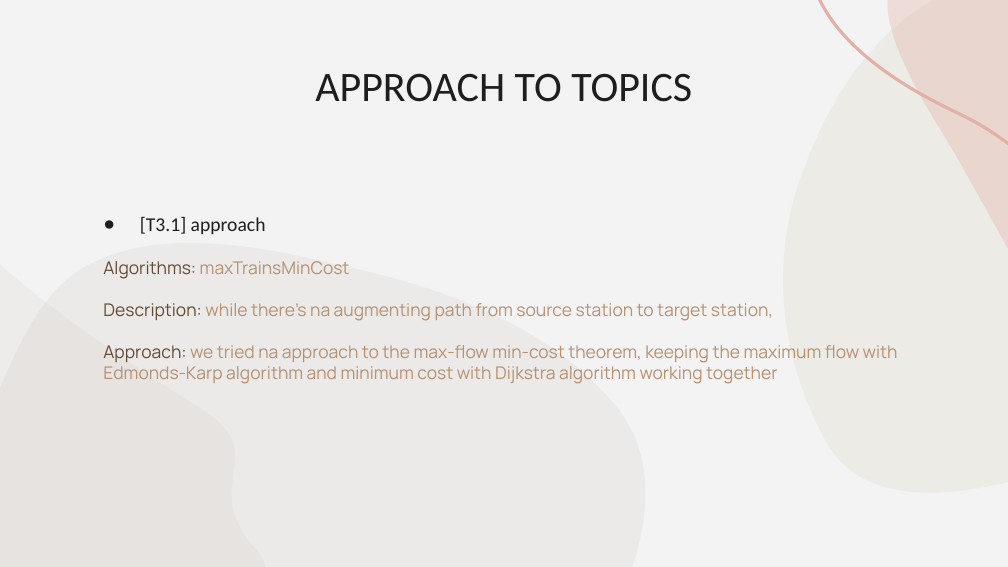
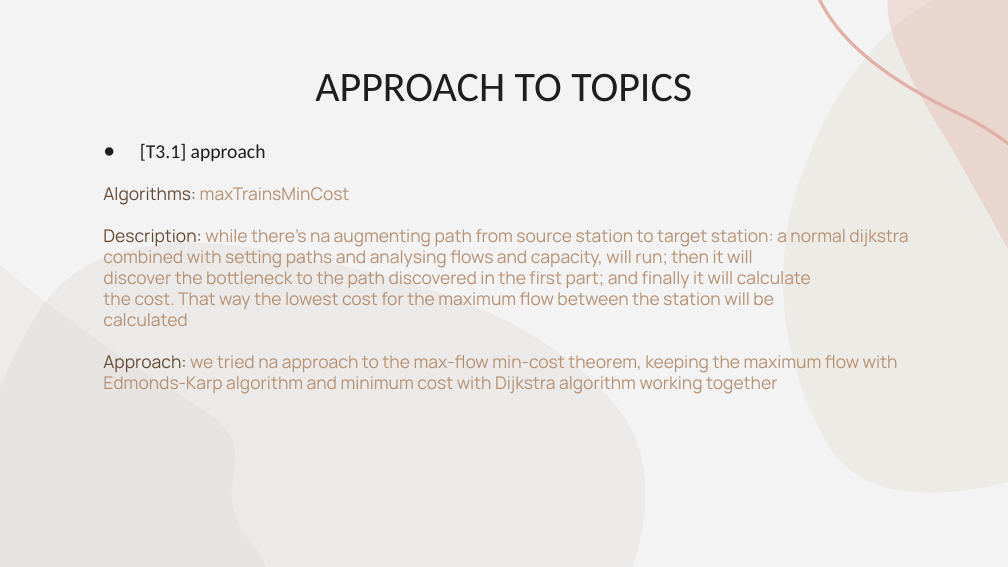
Before and after one commit to joaoalvesss/feup-da1, a slide deck: slide 6 of ApresentacaoDA.pptx. Drawn at 1008x567 pixels with LibreOffice and Linux fonts; fonts in the diff are those of the drawing. Boxes give left, top, right and bottom in pixels: in the first picture for what was removed or moved away, otherwise in the second. Text is boxed around its words. In the diff, an @@ line names an element or a change of style, - is before the commit and + after.

Commit message:
2.3 changed and presentation done?

```diff
--- a/ApresentacaoDA.pptx
+++ b/ApresentacaoDA.pptx
@@ text "[T3.1] approach": place and size @@
-text "[T3.1] approach" at [103, 217, 898, 384]
+text "[T3.1] approach" at [103, 144, 908, 394]
@@ text at [103, 229, 908, 326]: text changed @@
-Description: while there’s na augmenting path from source station to target station,
+Description: while there’s na augmenting path from source station to target station: a normal dijkstra combined with setting paths and analysing flows and capacity, will run; then it will discover the bottleneck to the path discovered in the first part; and finally it will calculate the cost. That way the lowest cost for the maximum flow between the station will be calculated
```
Also in this commit, not shown: 9 other files.
